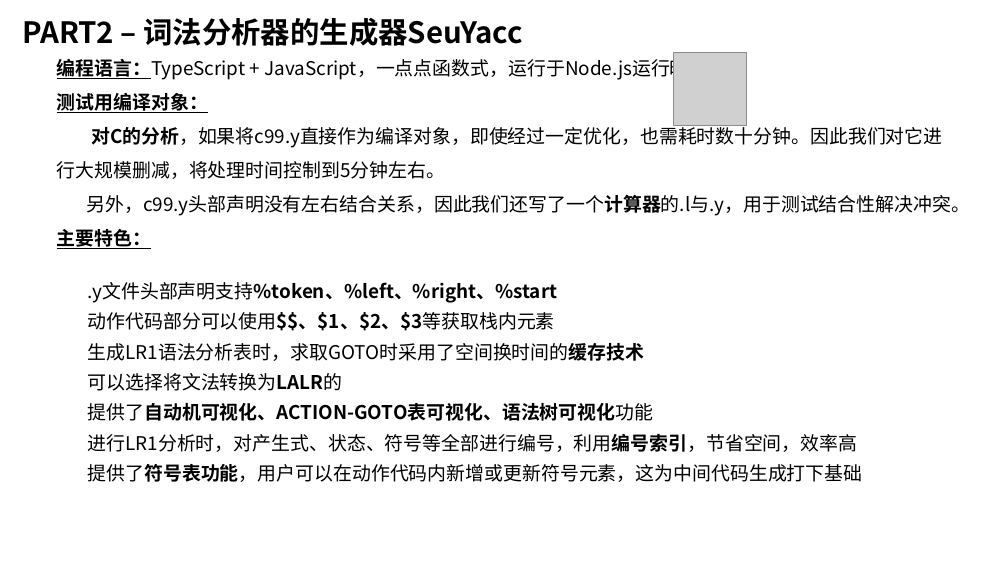
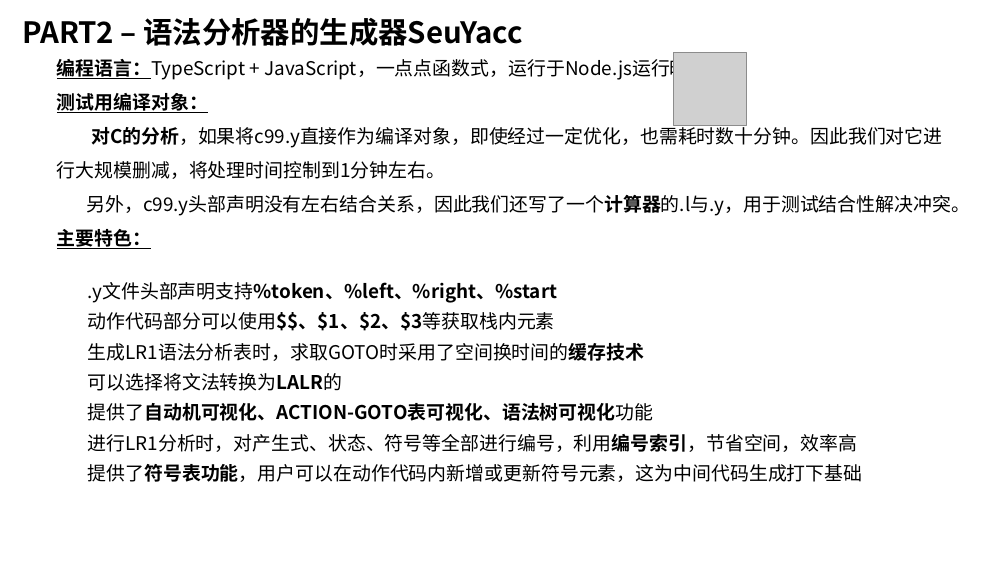
Before and after one commit to z0gSh1u/seu-lex-yacc, a slide deck: slide 15 of doc/答辩Slides.pptx. Drawn at 1008x567 pixels with LibreOffice and Linux fonts; fonts in the diff are those of the drawing; grey boxes stand for pictures. Boxes give left, top, right and bottom in pixels: in the first picture for what was removed or moved away, otherwise in the second. Text is boxed around its words. In the diff, an @@ line names an element or a change of style, - is before the commit and + after.

```diff
--- a/doc/答辩Slides.pptx
+++ b/doc/答辩Slides.pptx
@@ text at (22, 18, 523, 46): text changed @@
-PART2 – 词法分析器的生成器SeuYacc
+PART2 – 语法分析器的生成器SeuYacc
@@ text at (57, 123, 942, 179): text changed @@
-对C的分析，如果将c99.y直接作为编译对象，即使经过一定优化，也需耗时数十分钟。因此我们对它进行大规模删减，将处理时间控制到5分钟左右。
+对C的分析，如果将c99.y直接作为编译对象，即使经过一定优化，也需耗时数十分钟。因此我们对它进行大规模删减，将处理时间控制到1分钟左右。
```
Also in this commit, not shown: 7 other slides changed, 12 other files.
